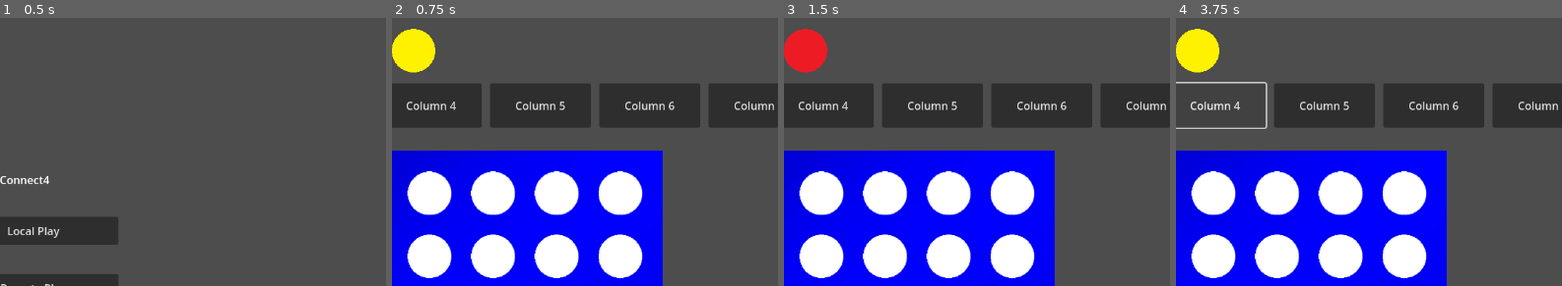
Above: before the commit, frames 1-4 (left to right).
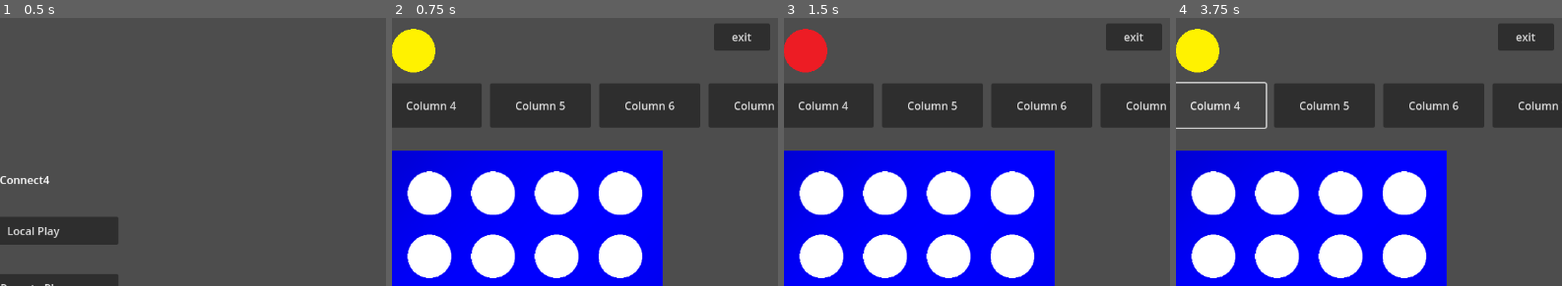
Above: after the commit, the same moments.

Repository: shanekalewis/godot_connect4
Game: Godot game, scene res://home_screen.tscn
Same seed, same stepped clock (60 frames per second), same inputs: the game is played once before the commit and once after it.
Inputs:
- Up to frame 1 (0.5 s): no input
- Up to frame 2 (0.75 s): click "Local Play" at 0.5 s
- Up to frame 3 (1.5 s): click "Column 1" at 1.25 s
- Up to frame 4 (3.75 s): click "Column 2" at 2 s; click "Column 3" at 2.75 s; click "Column 4" at 3.5 s
The pictures show only the part of the screen within x 45-95%, y 0-50%; the shares and areas given below are measured in that part.

Frame 1 is identical in both runs. In frame 2, 1.4% of the frame differs, in the area x 83-98%, y 2-13%; in frame 3, 1.4%; in frame 4, 1.4%.

Commit message:
adding scene switcher, partial multiplayer impl, and adjusting project plan

Diff:
--- /dev/null
+++ b/MultiplayerController.gd
@@ -0,0 +1,16 @@
+extends Control
+
+var server = null
+var peer = null
+var server_address = "127.0.0.1"
+var server_port = 0
+var hosting = false
+
+# Called when the node enters the scene tree for the first time.
+func _ready():
+	pass # Replace with function body.
+
+
+# Called every frame. 'delta' is the elapsed time since the previous frame.
+func _process(delta):
+	pass
--- a/game_screen.gd
+++ b/game_screen.gd
@@ -100,12 +100,12 @@
 	get_node("winning_player").show()
 
 func _on_play_again_pressed():
-	var gs_game = load("res://game_screen.tscn").instantiate()
-	get_tree().root.add_child(gs_game)
-	self.hide()
+	SceneSwitcher.change_scene(self, "res://game_screen.tscn")
 
 
 func _on_exit_pressed():
-	var gs_game = load("res://home_screen.tscn").instantiate()
-	get_tree().root.add_child(gs_game)
-	self.hide()
+	SceneSwitcher.change_scene(self, "res://home_screen.tscn")
+
+
+func _on_back_to_main_menu_pressed():
+	SceneSwitcher.change_scene(self, "res://home_screen.tscn")
--- a/game_screen.tscn
+++ b/game_screen.tscn
@@ -102,6 +102,13 @@
 offset_bottom = 152.0
 text = "TODO Winner"
 
+[node name="back_to_main_menu" type="Button" parent="."]
+offset_left = 992.0
+offset_top = 8.0
+offset_right = 1074.0
+offset_bottom = 48.0
+text = "exit"
+
 [connection signal="pressed" from="column1" to="." method="_on_column_1_pressed"]
 [connection signal="pressed" from="column2" to="." method="_on_column_2_pressed"]
 [connection signal="pressed" from="column3" to="." method="_on_column_3_pressed"]
@@ -111,3 +118,4 @@
 [connection signal="pressed" from="column7" to="." method="_on_column_7_pressed"]
 [connection signal="pressed" from="play_again" to="." method="_on_play_again_pressed"]
 [connection signal="pressed" from="exit" to="." method="_on_exit_pressed"]
+[connection signal="pressed" from="back_to_main_menu" to="." method="_on_back_to_main_menu_pressed"]
--- a/home_screen.gd
+++ b/home_screen.gd
@@ -1,5 +1,4 @@
 extends Node2D
-
 
 # Called when the node enters the scene tree for the first time.
 func _ready():
@@ -7,11 +6,13 @@
 
 
 # Called every frame. 'delta' is the elapsed time since the previous frame.
-func _process(delta):
+func _process(_delta):
 	pass
 
 
 func _on_local_play_pressed():
-	var gs_game = load("res://game_screen.tscn").instantiate()
-	get_tree().root.add_child(gs_game)
-	self.hide()
+	SceneSwitcher.change_scene(self, "res://game_screen.tscn")
+
+
+func _on_remote_play_pressed():
+	SceneSwitcher.change_scene(self, "res://multiplayer_screen.tscn")
--- a/home_screen.tscn
+++ b/home_screen.tscn
@@ -27,3 +27,4 @@
 text = "Connect4"
 
 [connection signal="pressed" from="local_play" to="." method="_on_local_play_pressed"]
+[connection signal="pressed" from="remote_play" to="." method="_on_remote_play_pressed"]
--- /dev/null
+++ b/lobby.gd
@@ -0,0 +1,46 @@
+extends Node2D
+
+
+var server = null
+var peer = null
+var server_address = "127.0.0.1"
+var server_port = 4321
+var hosting = false
+
+func create_server():
+	print("creatng server...")
+	server = ENetMultiplayerPeer.new()
+	server.create_server(server_port, 3)
+
+func join_server():
+	print("joining server...")
+	peer = ENetMultiplayerPeer.new()
+	peer.create_client(server_address, server_port)
+	multiplayer.multiplayer_peer = peer
+	print(multiplayer.get_unique_id())
+
+# Called when the node enters the scene tree for the first time.
+func _ready():
+	server_address = SceneSwitcher.get_param("server_address")
+	server_port = SceneSwitcher.get_param("server_port")
+	hosting = SceneSwitcher.get_param("hosting")
+
+	print(server_address)
+	print(server_port)
+	print(hosting)
+
+	if hosting:
+		print("I am the host, creating server")
+		create_server()
+	else:
+		print("I am not the host, joining server")
+	join_server()
+
+
+# Called every frame. 'delta' is the elapsed time since the previous frame.
+func _process(_delta):
+	pass
+
+@rpc
+func print_once_per_client():
+	print("I will be printed to the console once per each connected client.")
--- /dev/null
+++ b/lobby.tscn
@@ -0,0 +1,6 @@
+[gd_scene load_steps=2 format=3 uid="uid://7dlrggi37hdg"]
+
+[ext_resource type="Script" path="res://lobby.gd" id="1_75cfi"]
+
+[node name="lobby" type="Node2D"]
+script = ExtResource("1_75cfi")
--- /dev/null
+++ b/multiplayer_screen.gd
@@ -0,0 +1,48 @@
+extends Node2D
+
+# Called when the node enters the scene tree for the first time.
+func _ready():
+	get_node("error").hide()
+
+
+# Called every frame. 'delta' is the elapsed time since the previous frame.
+func _process(_delta):
+	pass
+
+func validate_multiplayer_inputs(is_hosting:bool):
+	var err_node = get_node("error")
+	var port = get_node("server_port_input").text
+	if port == "":
+		err_node.text = "Error! Server port required"
+		err_node.show()
+		return null
+	port = int(port)
+	var params = {
+		"server_address": get_node("server_address_input").text,
+		"server_port": port,
+		"hosting": is_hosting
+	}
+
+	if params["server_address"] == "":
+		err_node.text = "Error! Server address required when hosting game"
+		err_node.show()
+		return null
+	return params
+
+func _on_create_pressed():
+	var params = validate_multiplayer_inputs(true)
+	if params:
+		print(params)
+		SceneSwitcher.change_scene(self, "res://lobby.tscn", params)
+
+
+# TODO: Create server list
+func _on_join_pressed():
+	var params = validate_multiplayer_inputs(false)
+	if params:
+		print(params)
+		SceneSwitcher.change_scene(self, "res://lobby.tscn", params)
+
+
+func _on_exit_pressed():
+	SceneSwitcher.change_scene(self, "res://home_screen.tscn")
--- /dev/null
+++ b/multiplayer_screen.tscn
@@ -0,0 +1,71 @@
+[gd_scene load_steps=2 format=3 uid="uid://d0jc13l7mw3uk"]
+
+[ext_resource type="Script" path="res://multiplayer_screen.gd" id="1_syq2d"]
+
+[node name="multiplayer_screen" type="Node2D"]
+script = ExtResource("1_syq2d")
+
+[node name="server_address" type="Label" parent="."]
+offset_left = 357.0
+offset_top = 212.0
+offset_right = 424.0
+offset_bottom = 235.0
+text = "Address:"
+
+[node name="server_port" type="Label" parent="."]
+offset_left = 362.0
+offset_top = 256.0
+offset_right = 429.0
+offset_bottom = 279.0
+text = "Port:"
+
+[node name="server_address_input" type="TextEdit" parent="."]
+offset_left = 438.0
+offset_top = 210.0
+offset_right = 781.0
+offset_bottom = 240.0
+
+[node name="server_port_input" type="TextEdit" parent="."]
+offset_left = 438.0
+offset_top = 251.0
+offset_right = 781.0
+offset_bottom = 281.0
+
+[node name="multiplayer title" type="Label" parent="."]
+offset_left = 517.0
+offset_top = 126.0
+offset_right = 672.0
+offset_bottom = 149.0
+text = "Create or Join Game"
+
+[node name="create" type="Button" parent="."]
+offset_left = 430.0
+offset_top = 339.0
+offset_right = 526.0
+offset_bottom = 382.0
+text = "CREATE"
+
+[node name="join" type="Button" parent="."]
+offset_left = 555.0
+offset_top = 339.0
+offset_right = 652.0
+offset_bottom = 381.0
+text = "JOIN"
+
+[node name="exit" type="Button" parent="."]
+offset_left = 683.0
+offset_top = 338.0
+offset_right = 785.0
+offset_bottom = 379.0
+text = "EXIT"
+
+[node name="error" type="Label" parent="."]
+offset_left = 429.0
+offset_top = 428.0
+offset_right = 789.0
+offset_bottom = 474.0
+text = "todo error"
+
+[connection signal="pressed" from="create" to="." method="_on_create_pressed"]
+[connection signal="pressed" from="join" to="." method="_on_join_pressed"]
+[connection signal="pressed" from="exit" to="." method="_on_exit_pressed"]
--- a/project.godot
+++ b/project.godot
@@ -15,6 +15,10 @@
 config/features=PackedStringArray("4.2", "Forward Plus")
 config/icon="res://icon.svg"
 
+[autoload]
+
+SceneSwitcher="*res://scene_switcher.gd"
+
 [display]
 
 window/size/viewport_height=832
--- /dev/null
+++ b/scene_switcher.gd
@@ -0,0 +1,18 @@
+# scene_switcher.gd
+extends Node
+
+# Private variable
+var _params = null
+
+# Call this instead to be able to provide arguments to the next scene
+func change_scene(old_scene, next_scene, params=null):
+	_params = params
+	var gs_game = load(next_scene).instantiate()
+	get_tree().root.add_child(gs_game)
+	old_scene.queue_free()
+
+# In the newly opened scene, you can get the parameters by name
+func get_param(param_name):
+	if _params != null and _params.has(param_name):
+		return _params[param_name]
+	return null
